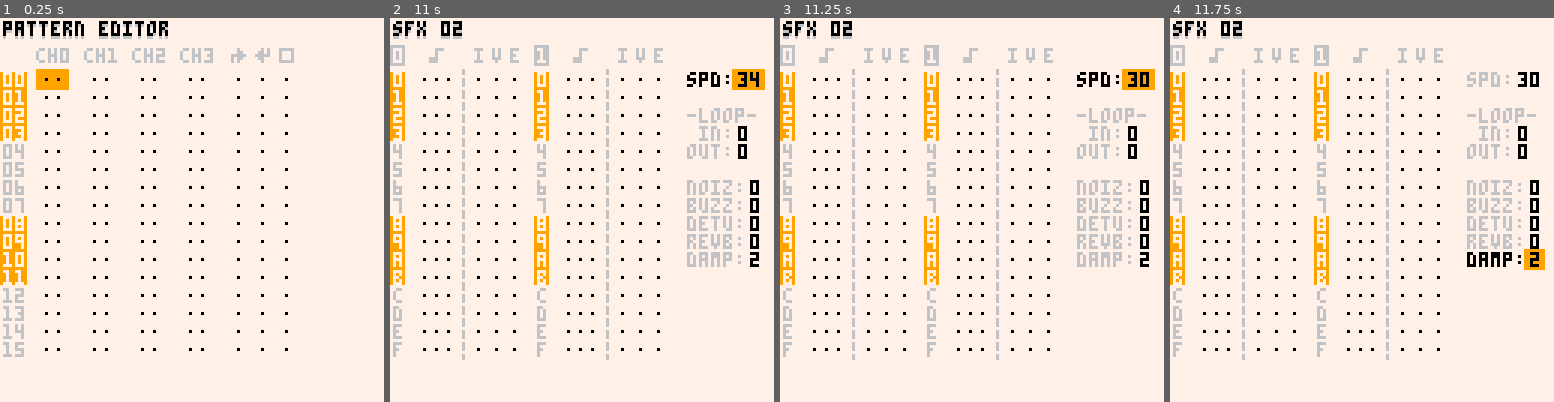
Above: before the commit, frames 1-4 (left to right).
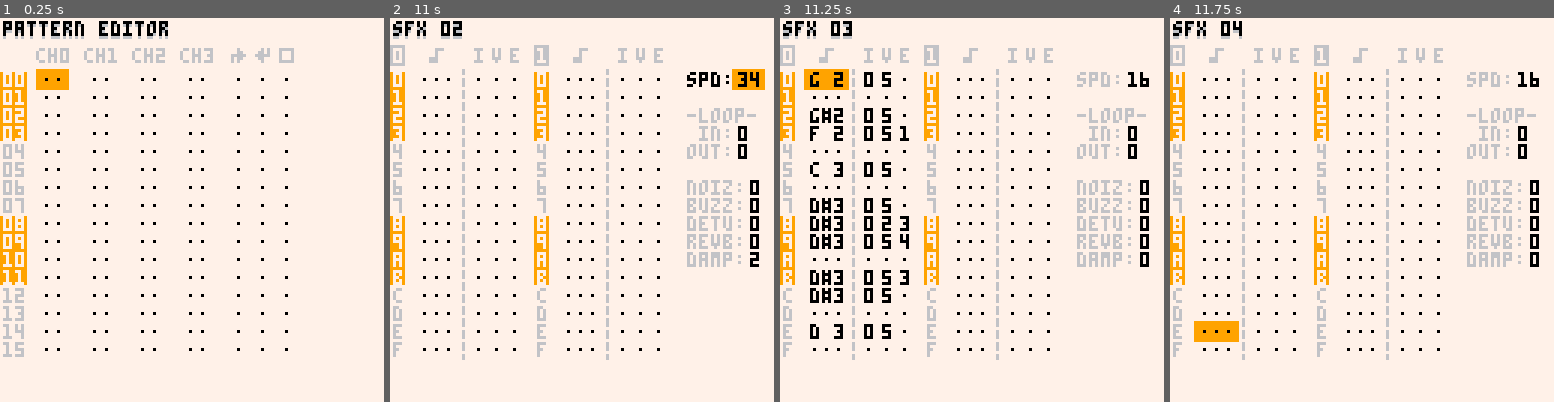
Above: after the commit, the same moments.

Repository: romainchapou/pico-sound-dj
Game: PICO-8 cartridge psdj.p8
Two runs of this game, one before a commit and one after it. Both use one fixed random seed, a clock stepped at 60 frames per second and the inputs below.
Inputs:
- Up to frame 1 (0.25 s): no input
- Up to frame 2 (11 s): tap O (Z key) at 0.33, 1.07, 2.22, 3.72, 5.22, 6.72, 8.22, 9.72 s; tap Down at 0.7 s; tap X (X key) at 1.43, 2.07, 2.82, 3.57, 4.32, 5.07, 5.82, 6.57, 7.32, 8.07, 8.82, 9.57, 10.32 s; hold Up 1.97-2.63 s; hold Right 2.68-3.02 s; hold Down 3.07-3.73 s; hold Left 3.78-4.12 s; hold Up 4.17-4.5 s; hold Left 4.55-5.05 s; hold Right 5.1-5.93 s; hold Up 5.98-6.65 s; hold Right 6.7-7.03 s; hold Down 7.08-7.75 s; hold Left 7.8-8.13 s; hold Up 8.18-8.52 s; hold Left 8.57-9.07 s; hold Right 9.12-9.95 s; hold Up 10-10.67 s; hold Right from 10.72 s (still down)
- Up to frame 3 (11.25 s): release Right at 11.05 s; tap X (X key) at 11.07 s; hold Down from 11.1 s (still down); tap O (Z key) at 11.22 s
- Up to frame 4 (11.75 s): keep holding Down

Frames 1-2 are identical in both runs. In frame 3, 4.4% of the frame differs, in the area x 6-98%, y 2-84%; in frame 4, 1.3%.

Commit message:
Small input mapping improvements

Diff:
--- a/proj_create_win.lua
+++ b/proj_create_win.lua
@@ -40,6 +40,15 @@
     timer += 1
     timer %= 60
 
+    -- remove char with btn O
+    if btnp_once(4) then
+      if new_name == "" then
+        active = false
+      end
+
+      new_name = sub(new_name, 1, #new_name-1)
+    end
+
     if panel_i == 1 then
       -- letters panel
       if letter_i >= 30 and btnp(3) then
@@ -59,11 +68,6 @@
         if letter then
           new_name = new_name .. letter
           timer = 0
-        end
-
-        -- remove char with btn O
-        if btnp_once(4) then
-          new_name = sub(new_name, 1, #new_name-1)
         end
       end
     else
--- a/sfx_editor.lua
+++ b/sfx_editor.lua
@@ -57,8 +57,8 @@
         return
       end
 
-      if btnp_once(2) then change_sfx(_ENV, sfx_id-1) end
-      if btnp_once(3) then change_sfx(_ENV, sfx_id+1) end
+      if btnp(2) then change_sfx(_ENV, sfx_id-1) end
+      if btnp(3) then change_sfx(_ENV, sfx_id+1) end
     end
 
     -- play/pause on this sfx
